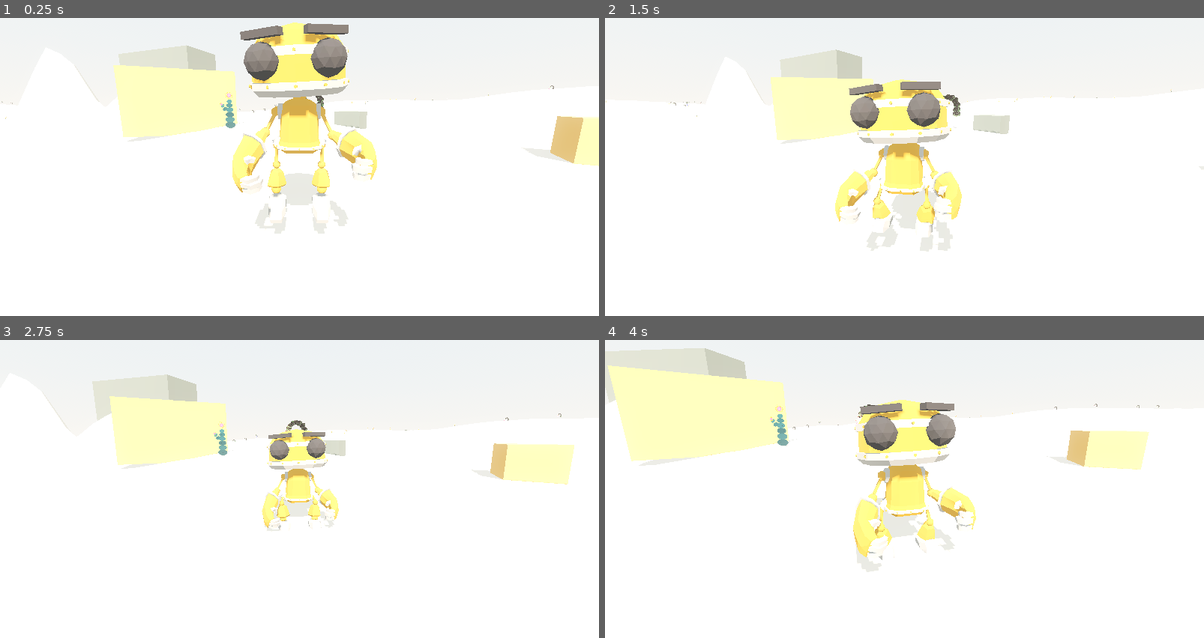
Above: before the commit, frames 1-4 (two rows, left to right).
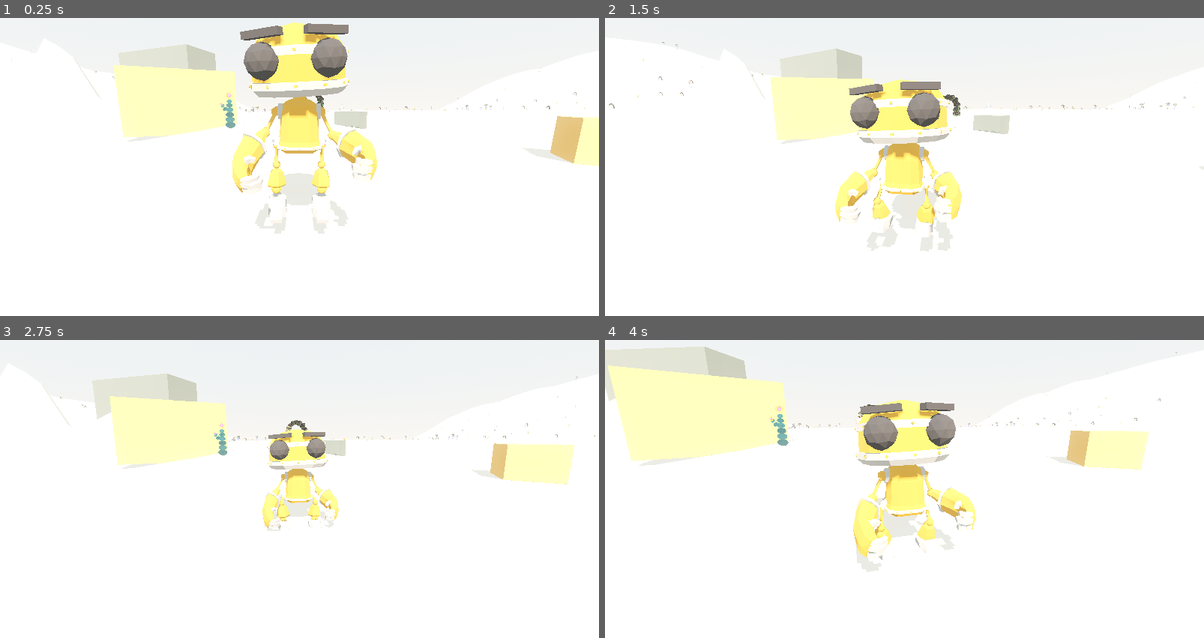
Above: after the commit, the same moments.

Repository: nicco-b/valley
Game: Godot game, scene res://game/world/valley.tscn
The game is run twice, just before and just after one commit, with the same random seed, the same clock (stepped at 60 frames per second) and the same inputs.
Inputs (mouse positions are in pixels of both pictures, inside the frame that each line leads up to):
- Up to frame 1 (0.25 s): no input
- Up to frame 2 (1.5 s): move the mouse to (934, 146) at 0.52 s; hold E (god_up) from 0.53 s (still down); tap C (sit) at 0.6 s; click (934, 146) at 0.67 s; tap Space (jump) at 0.77 s; move the mouse to (874, 149) at 1.27 s; tap ] (brush_bigger) at 1.35 s
- Up to frame 3 (2.75 s): keep holding E (god_up); tap Space (jump) at 1.52 s; tap C (sit) at 1.55, 2.3 s; move the mouse to (311, 465) at 2.02 s; hold [ (brush_smaller) from 2.03 s (still down)
- Up to frame 4 (4 s): keep holding E (god_up); move the mouse to (898, 474) at 2.77 s; release [ (brush_smaller) at 2.78 s; tap C (sit) at 2.85, 3.8 s; click (898, 474) at 2.92 s; tap Space (jump) at 3.02, 3.77 s; move the mouse to (946, 474) at 3.52 s; hold Shift (sprint) from 3.53 s (still down)

The runs differ from the first frame. In frame 1, 0.2% of the frame differs, in the area x 0-98%, y 8-34%; in frame 2, 0.2%; in frame 3, 0.2%; in frame 4, 0.2%, in the area x 0-96%, y 2-31%.

Commit message:
The valley becomes a valley
Authored landform: a winding valley carved along a centerline from
behind spawn past the pond to the shrine (pulled in to ~620m). Floor
stays low with gentle dunes; walls rise ~40m (+ridge noise) into an
enclosing plateau — the frontier-rim concept, live. Flora density now
follows the landform: dense on the floor, sparse on the heights.

Co-Authored-By: Claude Fable 5 <noreply@anthropic.com>

Diff:
--- a/game/world/terrain.gd
+++ b/game/world/terrain.gd
@@ -8,14 +8,25 @@
 # [center x, center z, flat radius, feather distance]
 const FLATTENS := [
 	[0.0, 0.0, 60.0, 70.0],  # spawn area & starter rocks
-	[150.0, -900.0, 35.0, 60.0],  # shrine
-	[90.0, -450.0, 45.0, 40.0],  # pond clearing (also keeps flora out of water)
+	[120.0, -620.0, 35.0, 60.0],  # shrine
+	[70.0, -310.0, 45.0, 40.0],  # pond clearing (also keeps flora out of water)
 ]
 
 # Carved depressions: [center x, center z, radius, depth]
 const BASINS := [
-	[90.0, -450.0, 38.0, 3.2],  # the pond
+	[70.0, -310.0, 38.0, 3.2],  # the pond
 ]
+
+# The home valley: an authored landform. Centerline from behind spawn,
+# past the pond, to the shrine; floor stays low and dense, walls rise
+# into an enclosing ridge plateau (doubles as the frontier rim).
+const VALLEY_PATH := [
+	Vector2(0, 220), Vector2(0, 0), Vector2(30, -160), Vector2(70, -310),
+	Vector2(95, -470), Vector2(120, -620), Vector2(130, -790),
+]
+const VALLEY_INNER := 120.0
+const VALLEY_OUTER := 220.0
+const WALL_HEIGHT := 42.0
 
 # Authored edit layer: a float heightmap sculpted in god mode (and later
 # paintable externally), added on top of the base noise. World-anchored,
@@ -44,8 +55,19 @@
 		_edits = Image.create(EDIT_SIZE, EDIT_SIZE, false, Image.FORMAT_RF)
 
 
+## 0.0 on the valley floor, 1.0 on the surrounding plateau.
+func valley_factor(x: float, z: float) -> float:
+	var p := Vector2(x, z)
+	var d := 1e12
+	for i in VALLEY_PATH.size() - 1:
+		d = minf(d, _segment_distance(p, VALLEY_PATH[i], VALLEY_PATH[i + 1]))
+	return smoothstep(VALLEY_INNER, VALLEY_OUTER, d)
+
+
 func height(x: float, z: float) -> float:
-	var h := _hills.get_noise_2d(x, z) * 18.0 + _dunes.get_noise_2d(x, z) * 0.6
+	var floor_h := _hills.get_noise_2d(x, z) * 3.0 + _dunes.get_noise_2d(x, z) * 0.6
+	var wall_h := WALL_HEIGHT + _hills.get_noise_2d(x, z) * 22.0
+	var h := lerpf(floor_h, wall_h, valley_factor(x, z))
 	for f in FLATTENS:
 		var d := Vector2(x - f[0], z - f[1]).length()
 		h *= smoothstep(f[2], f[2] + f[3], d)
@@ -53,6 +75,12 @@
 		var d := Vector2(x - b[0], z - b[1]).length()
 		h -= b[3] * smoothstep(1.0, 0.0, d / b[2])
 	return h + edit_height(x, z)
+
+
+func _segment_distance(p: Vector2, a: Vector2, b: Vector2) -> float:
+	var ab := b - a
+	var t := clampf((p - a).dot(ab) / ab.length_squared(), 0.0, 1.0)
+	return p.distance_to(a + ab * t)
 
 
 func edit_height(x: float, z: float) -> float:
--- a/game/world/valley.tscn
+++ b/game/world/valley.tscn
@@ -72,10 +72,10 @@
 [node name="Landmarks" type="Node3D" parent="."]
 
 [node name="Shrine" parent="Landmarks" instance=ExtResource("5_shrine")]
-transform = Transform3D(1, 0, 0, 0, 1, 0, 0, 0, 1, 150, 0, -900)
+transform = Transform3D(1, 0, 0, 0, 1, 0, 0, 0, 1, 120, 0, -620)
 
 [node name="Pond" type="MeshInstance3D" parent="Landmarks"]
-transform = Transform3D(1, 0, 0, 0, 1, 0, 0, 0, 1, 90, -0.9, -450)
+transform = Transform3D(1, 0, 0, 0, 1, 0, 0, 0, 1, 70, -0.9, -310)
 mesh = SubResource("CylinderMesh_pond")
 
 [node name="Player" parent="." instance=ExtResource("1_player")]
--- a/game/world/world_streamer.gd
+++ b/game/world/world_streamer.gd
@@ -185,7 +185,11 @@
 	for f in FLORA:
 		buckets.append([] as Array[Transform3D])
 	var colliders: Array = []  # [variant, transform] for large flora
-	for i in rng.randi_range(10, 20):
+	# Dense on the valley floor, sparse on the plateau.
+	var cell_center := Vector2(origin.x + CELL_SIZE * 0.5, origin.z + CELL_SIZE * 0.5)
+	var vf: float = Terrain.valley_factor(cell_center.x, cell_center.y)
+	var base_count := int(round(lerpf(34.0, 8.0, vf)))
+	for i in rng.randi_range(base_count, base_count + 8):
 		var lx := rng.randf() * CELL_SIZE
 		var lz := rng.randf() * CELL_SIZE
 		var variant := _pick_flora(rng.randf())
